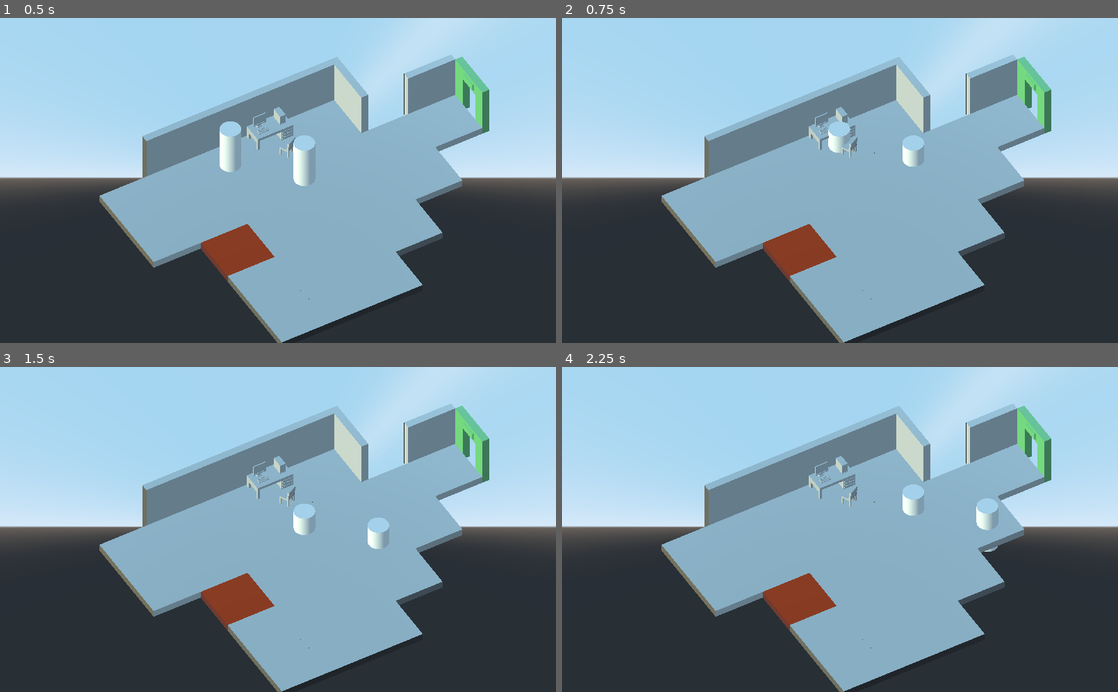
Above: before the commit, frames 1-4 (two rows, left to right).
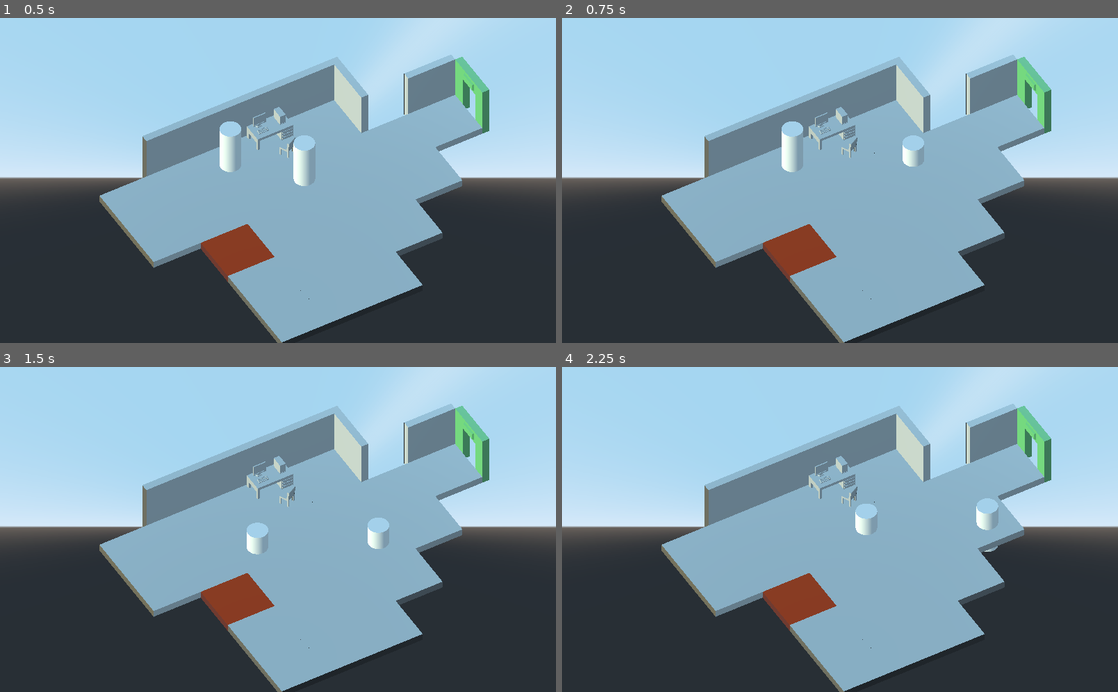
Above: after the commit, the same moments.

Repository: semi-confituriers/HedgeClog
Game: Godot game, scene res://game.tscn
The game is run twice, just before and just after one commit, with the same random seed, the same clock (stepped at 60 frames per second) and the same inputs.
Inputs:
- Up to frame 1 (0.5 s): no input
- Up to frame 2 (0.75 s): tap Enter at 0.5 s; hold Right (ui_right) from 0.53 s (still down)
- Up to frame 3 (1.5 s): tap Space at 1.25 s; release Right (ui_right) at 1.28 s; hold Down (ui_down) from 1.28 s (still down)
- Up to frame 4 (2.25 s): tap Enter at 2 s; release Down (ui_down) at 2.03 s; hold Right (ui_right) from 2.03 s (still down)

Frame 1 is identical in both runs. In frame 2, 0.8% of the frame differs, in the area x 39-52%, y 31-48%; in frame 3, 0.6%; in frame 4, 0.6%.

Commit message:
Victory detection

Diff:
--- a/scripts/GridMap.gd
+++ b/scripts/GridMap.gd
@@ -2,7 +2,7 @@
 
 
 var tile_props = {
-	"tile_desk": {
+	"tile_desk_11": {
 		"init": null,
 		"on_enter": null,
 		"collision": "/root/Game/CollisionLib/C_full",
@@ -17,9 +17,19 @@
 		"on_enter": null,
 		"collision": "/root/Game/CollisionLib/C_full",
 	},
+	"tile_wall_corner": {
+		"init": null,
+		"on_enter": null,
+		"collision": "/root/Game/CollisionLib/C_full",
+	},
 	"tile_fire": {
 		"init": null,
 		"on_enter": funcref(self, "on_enter_fire"),
+		"collision": null,
+	},
+	"tile_exit": {
+		"init": null,
+		"on_enter": funcref(self, "on_enter_exit"),
 		"collision": null,
 	},
 	"_": {
@@ -89,3 +99,13 @@
 func on_enter_fire(hedgehog: Node):
 	print(hedgehog, " has been roasted")
 	# TODO
+
+
+func on_enter_exit(hedgehog: Node):
+	hedgehog.queue_free()
+
+	yield(get_tree().create_timer(1.0), "timeout")
+
+	if len(get_node("/root/Game/Level/hedgehogs").get_children()) == 0:
+		print("Victory !")
+		get_tree().quit()
